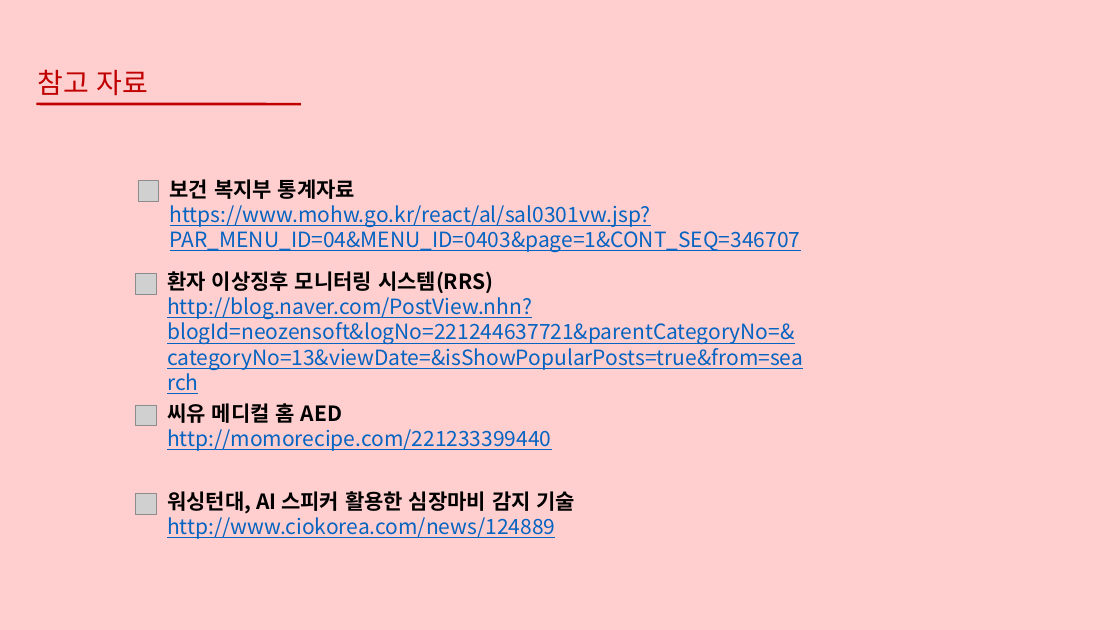
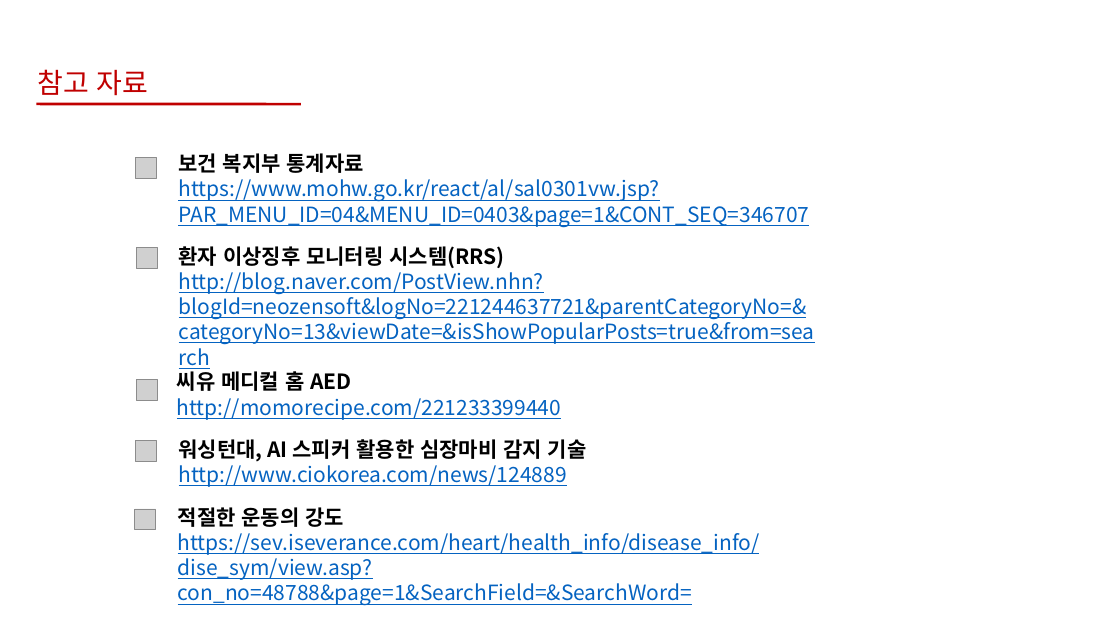
Before and after one commit to bajahoe/gitchana, a slide deck: slide 27 of 제안서 팀장 조동윤, 팀원 임종운.pptx (slide 21 before the commit). Drawn at 1120x630 pixels with LibreOffice and Linux fonts; fonts in the diff are those of the drawing; grey boxes stand for pictures; background and template pictures are left out. Boxes give left, top, right and bottom in pixels: in the first picture for what was removed or moved away, otherwise in the second. Text is boxed around its words. In the diff, an @@ line names an element or a change of style, - is before the commit and + after.

Commit message:
시나리오 및 제안서 수정사항
시스템 구성도, 지적사항에 대한 수정 내용, 시나리오 수정

```diff
--- a/제안서 팀장 조동윤, 팀원 임종운.pptx
+++ b/제안서 팀장 조동윤, 팀원 임종운.pptx
@@ background #FFCFCF to #FFFFFF @@
@@ text "보건 복지부 통계자료" moved from (x1=170, y1=179, x2=801, y2=252) to (x1=178, y1=153, x2=809, y2=227) @@
@@ picture moved from (x1=138, y1=181, x2=159, y2=202) to (x1=135, y1=157, x2=156, y2=178) @@
@@ text "환자 이상징후 모니터링 시스템(RRS)" moved from (x1=167, y1=271, x2=803, y2=370) to (x1=179, y1=246, x2=815, y2=344) @@
@@ picture moved from (x1=136, y1=273, x2=157, y2=294) to (x1=137, y1=248, x2=158, y2=269) @@
@@ picture moved from (x1=136, y1=405, x2=157, y2=426) to (x1=137, y1=380, x2=158, y2=401) @@
@@ text "씨유 메디컬 홈 AED" moved from (x1=167, y1=403, x2=551, y2=451) to (x1=177, y1=371, x2=561, y2=420) @@
@@ picture moved from (x1=136, y1=493, x2=157, y2=514) to (x1=136, y1=441, x2=157, y2=462) @@
@@ text "워싱턴대, AI 스피커 활용한 심장마비 ..." moved from (x1=167, y1=491, x2=576, y2=539) to (x1=179, y1=439, x2=587, y2=487) @@
@@ picture added at (x1=134, y1=509, x2=155, y2=530) @@
@@ text added at (x1=178, y1=507, x2=760, y2=606), 18 pt, text #0563C1, underline @@
+적절한 운동의 강도
+https://sev.iseverance.com/heart/health_info/disease_info/dise_sym/view.asp?con_no=48788&page=1&SearchField=&SearchWord=
```
Also in this commit, not shown: 15 other slides changed, 7 slides added, 2 other files.
